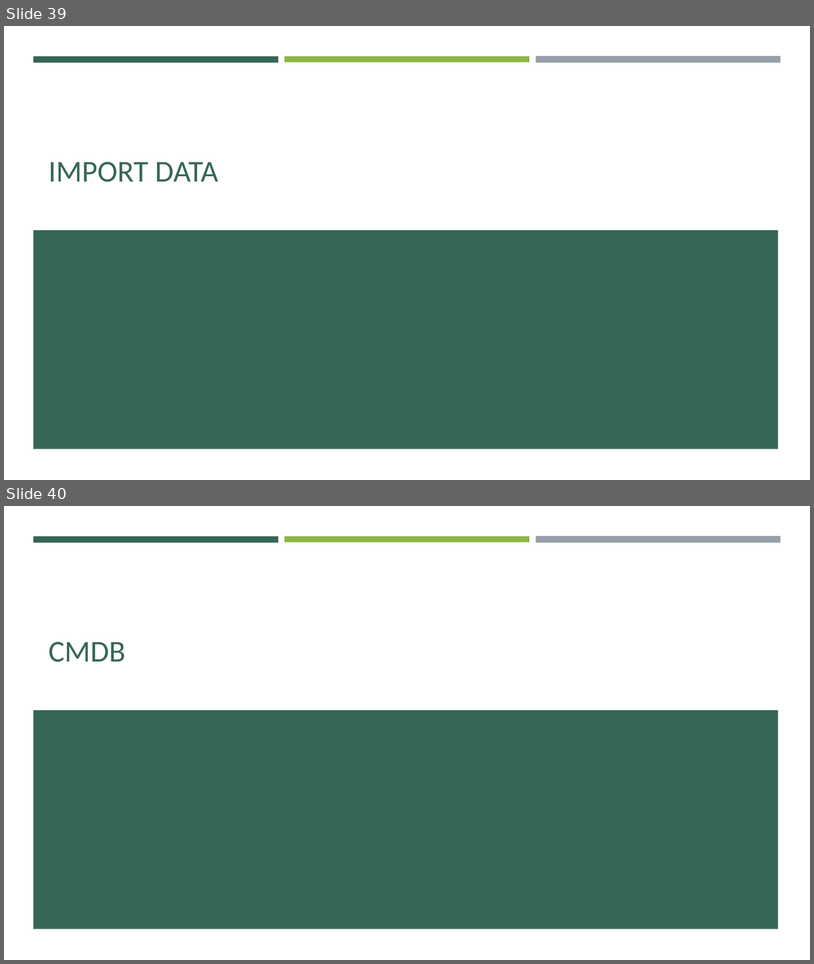
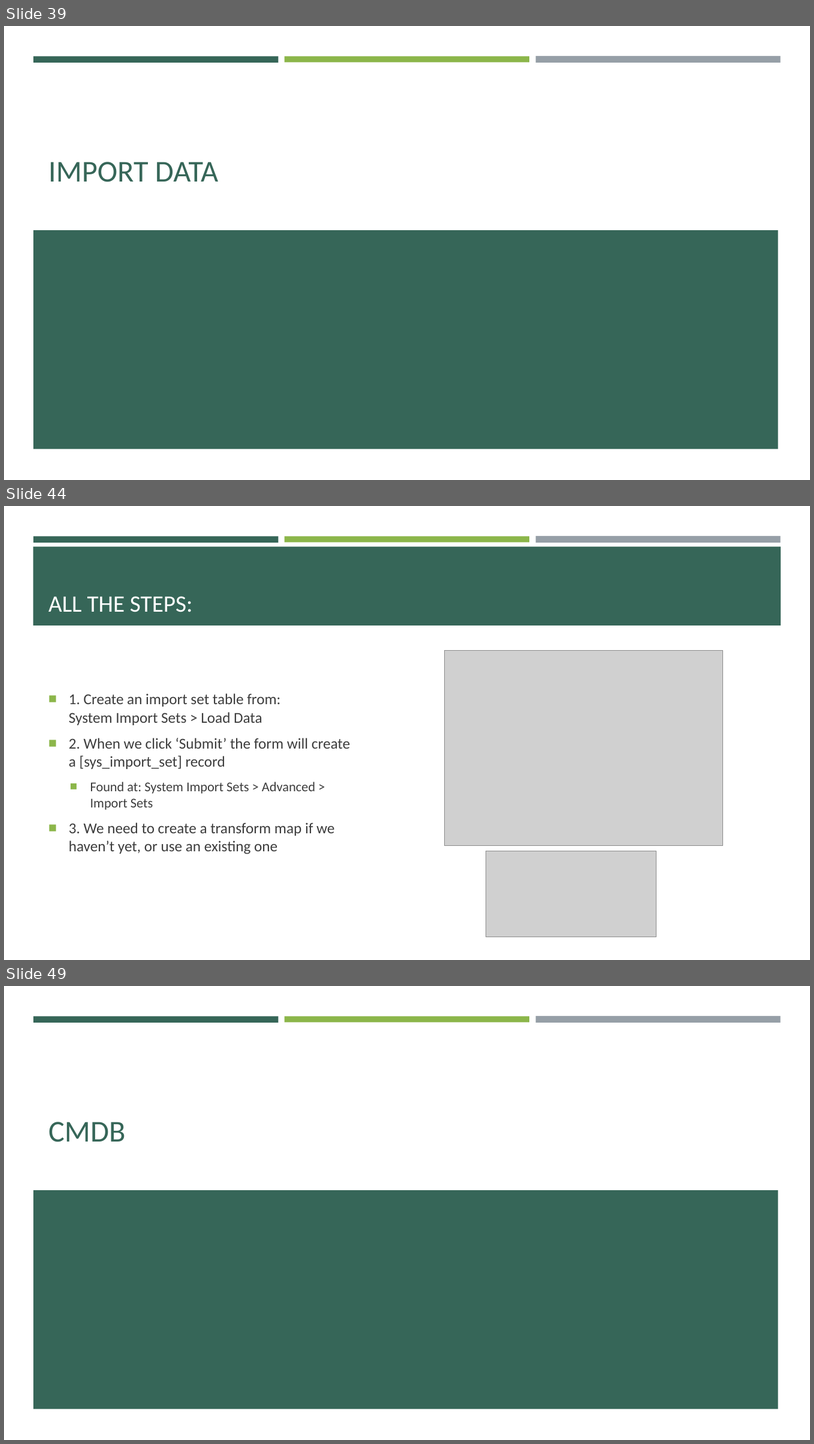
Before and after one commit to e-m-wilson/SNOW, a slide deck: Week_4/Database_Management_&_Platform_Security.pptx. Shown one above the other, each under a label of ours: slides 39 and 40 before the commit, slides 39, 44 and 49 after it; the slides between them are not shown. The pictures are 814x964 and 814x1444 pixels, drawn with LibreOffice and Linux fonts; fonts in the diff are those of the drawing; grey boxes stand for pictures. Boxes give left, top, right and bottom in pixels: in the first picture for what was removed or moved away, otherwise in the second. Text is boxed around its words. In the diff, an @@ line names an element or a change of style, - is before the commit and + after.

```diff
--- a/Week_4/Database_Management_&_Platform_Security.pptx
+++ b/Week_4/Database_Management_&_Platform_Security.pptx
@@ slide 44 added at [4, 506, 810, 960], background #FFFFFF; not listed: 3 template elements that a slide beside it also shows @@
@@ rectangle added at [33, 547, 782, 625], fill #366658 @@
@@ title added at [48, 596, 193, 612], 28 pt, text #FFFFFF @@
+ALL THE STEPS:
@@ picture added at [444, 650, 723, 846] @@
@@ text added at [69, 693, 350, 854], 18 pt, text #3D3D3D @@
+■ 1. Create an import set table from:
+  System Import Sets > Load Data
+■ 2. When we click ‘Submit’ the form will create a [sys_import_set] record
+  ■ Found at: System Import Sets > Advanced > Import Sets
+■ 3. We need to create a transform map if we haven’t yet, or use an existing one
@@ picture added at [486, 851, 656, 937] @@
@@ what was slide 40 is now slide 49 @@
```
Also in this commit, not shown: 8 other slides added, 4 other files.
